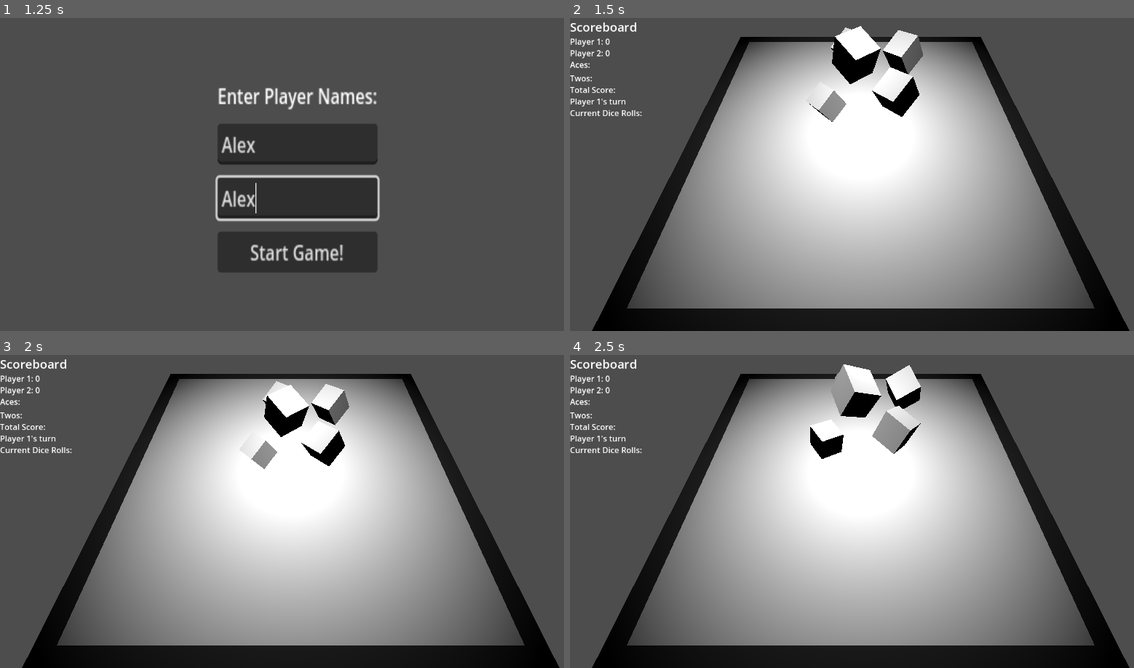
Above: before the commit, frames 1-4 (two rows, left to right).
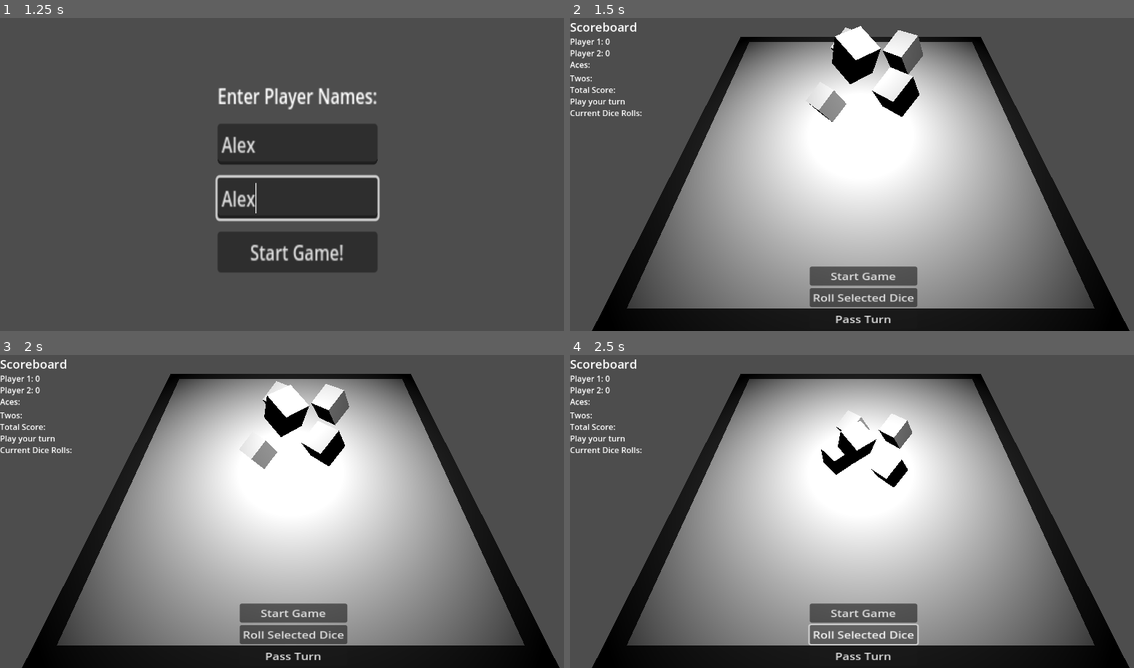
Above: after the commit, the same moments.

Repository: John-Popovici/duel-of-the-eights
Game: Godot game, scene res://Scenes/IntroScene.tscn
Same seed, same stepped clock (60 frames per second), same inputs: the game is played once before the commit and once after it.
Inputs (mouse positions are in pixels of both pictures, inside the frame that each line leads up to):
- Up to frame 1 (1.25 s): click (298, 143) at 0.52 s; type "Alex" at 0.6 s; click (298, 199) at 0.75 s; type "Alex" at 0.83 s
- Up to frame 2 (1.5 s): click "Start Game!" at 1.25 s
- Up to frame 3 (2 s): no input
- Up to frame 4 (2.5 s): click (863, 633) at 2 s, where only the run after the commit has a clickable "Roll Selected Dice"

Frame 1 is identical in both runs. In frame 2, 2.4% of the frame differs, in the area x 2-62%, y 25-98%; in frame 3, 2.4%; in frame 4, 5.7%, in the area x 2-63%, y 3-98%.

Commit message:
Dice Selection. Reroll selected dice. Button Gameplay, not automated

Diff:
--- a/src/Scenes/game_scene.tscn
+++ b/src/Scenes/game_scene.tscn
@@ -3,7 +3,7 @@
 [ext_resource type="Script" path="res://Scripts/GameManager.gd" id="1_7ajte"]
 [ext_resource type="Script" path="res://Scripts/dice_container.gd" id="1_78uev"]
 [ext_resource type="Script" path="res://Scripts/scoreboard.gd" id="1_gapl4"]
-[ext_resource type="Script" path="res://Scenes/game_scene.gd" id="1_ominb"]
+[ext_resource type="Script" path="res://Scripts/game_scene.gd" id="1_ominb"]
 [ext_resource type="Script" path="res://Scripts/die.gd" id="2_muqym"]
 
 [sub_resource type="BoxMesh" id="BoxMesh_c0fec"]
@@ -22,118 +22,117 @@
 [node name="Game_Scene" type="Node3D"]
 script = ExtResource("1_ominb")
 
-[node name="GameManager" type="Node" parent="." node_paths=PackedStringArray("dice_container", "scoreboard")]
+[node name="GameManager" type="Node" parent="."]
 script = ExtResource("1_7ajte")
-dice_container = NodePath("../DiceContainer")
-scoreboard = NodePath("../CanvasLayer/ScoreboardContatiner")
-
-[node name="Camera3D" type="Camera3D" parent="."]
+
+[node name="Camera3D" type="Camera3D" parent="GameManager"]
 transform = Transform3D(1, 0, 0, 0, 0.5, 0.866025, 0, -0.866025, 0.5, 0, 25, 21)
 
-[node name="GameBoard" type="MeshInstance3D" parent="."]
+[node name="GameBoard" type="MeshInstance3D" parent="GameManager"]
 transform = Transform3D(50, 0, 0, 0, 0.5, 0, 0, 0, 50, 0, 0, 0)
 mesh = SubResource("BoxMesh_c0fec")
+skeleton = NodePath("../..")
 surface_material_override/0 = SubResource("StandardMaterial3D_3mbto")
 
-[node name="RaisedTable" type="MeshInstance3D" parent="GameBoard"]
+[node name="RaisedTable" type="MeshInstance3D" parent="GameManager/GameBoard"]
 transform = Transform3D(0.9, 0, 0, 0, 2, 0, 0, 0, 0.9, 0, 0, 0)
 mesh = SubResource("BoxMesh_47imm")
-skeleton = NodePath("../..")
-
-[node name="StaticBody3D" type="StaticBody3D" parent="GameBoard/RaisedTable"]
-
-[node name="CollisionShape3D" type="CollisionShape3D" parent="GameBoard/RaisedTable/StaticBody3D"]
+skeleton = NodePath("../../..")
+
+[node name="StaticBody3D" type="StaticBody3D" parent="GameManager/GameBoard/RaisedTable"]
+
+[node name="CollisionShape3D" type="CollisionShape3D" parent="GameManager/GameBoard/RaisedTable/StaticBody3D"]
 shape = SubResource("BoxShape3D_m0ph7")
 
-[node name="SpotLight3D" type="SpotLight3D" parent="."]
+[node name="SpotLight3D" type="SpotLight3D" parent="GameManager"]
 transform = Transform3D(1, 0, 0, 0, -4.37114e-08, 1, 0, -1, -4.37114e-08, 0, 35, 0)
 spot_range = 70.0
 spot_attenuation = -0.5
 spot_angle_attenuation = 2.37841
 
-[node name="DiceContainer" type="Node3D" parent="." node_paths=PackedStringArray("dice_nodes", "scoreboard")]
+[node name="DiceContainer" type="Node3D" parent="GameManager" node_paths=PackedStringArray("dice_nodes", "scoreboard")]
 script = ExtResource("1_78uev")
 dice_nodes = [NodePath("Dice"), NodePath("Dice2"), NodePath("Dice3"), NodePath("Dice4"), NodePath("Dice5")]
 scoreboard = NodePath("../CanvasLayer/ScoreboardContatiner")
 
-[node name="Dice" type="RigidBody3D" parent="DiceContainer"]
+[node name="Dice" type="RigidBody3D" parent="GameManager/DiceContainer"]
 transform = Transform3D(0.651295, -0.443173, -0.615965, 0.178731, 0.878489, -0.443071, 0.737475, 0.178478, 0.651364, -4.40723, 5.66481, 0)
 script = ExtResource("2_muqym")
 start_position = Vector3(-4.407, 5.665, 0)
 start_rotation = Vector3(26.3, -43.4, 11.5)
 torque_range = 3
 
-[node name="MeshInstance3D" type="MeshInstance3D" parent="DiceContainer/Dice"]
-transform = Transform3D(3, 0, 0, 0, 3, 0, 0, 0, 3, 0, 0, 0)
-mesh = SubResource("BoxMesh_kwmu1")
-
-[node name="CollisionShape3D" type="CollisionShape3D" parent="DiceContainer/Dice"]
-transform = Transform3D(3, 0, 0, 0, 3, 0, 0, 0, 3, 0, 0, 0)
-shape = SubResource("BoxShape3D_yb52v")
-
-[node name="Dice2" type="RigidBody3D" parent="DiceContainer"]
+[node name="MeshInstance3D" type="MeshInstance3D" parent="GameManager/DiceContainer/Dice"]
+transform = Transform3D(3, 0, 0, 0, 3, 0, 0, 0, 3, 0, 0, 0)
+mesh = SubResource("BoxMesh_kwmu1")
+
+[node name="CollisionShape3D" type="CollisionShape3D" parent="GameManager/DiceContainer/Dice"]
+transform = Transform3D(3, 0, 0, 0, 3, 0, 0, 0, 3, 0, 0, 0)
+shape = SubResource("BoxShape3D_yb52v")
+
+[node name="Dice2" type="RigidBody3D" parent="GameManager/DiceContainer"]
 transform = Transform3D(0.651295, -0.443173, -0.615965, 0.178731, 0.878489, -0.443071, 0.737475, 0.178478, 0.651364, 5.19931, 9.66481, -4.20788)
 script = ExtResource("2_muqym")
 start_position = Vector3(5.199, 9.665, -4.208)
 start_rotation = Vector3(26.3, -43.5, 11.5)
 torque_range = 3
 
-[node name="MeshInstance3D" type="MeshInstance3D" parent="DiceContainer/Dice2"]
-transform = Transform3D(3, 0, 0, 0, 3, 0, 0, 0, 3, 0, 0, 0)
-mesh = SubResource("BoxMesh_kwmu1")
-
-[node name="CollisionShape3D" type="CollisionShape3D" parent="DiceContainer/Dice2"]
-transform = Transform3D(3, 0, 0, 0, 3, 0, 0, 0, 3, 0, 0, 0)
-shape = SubResource("BoxShape3D_yb52v")
-
-[node name="Dice3" type="RigidBody3D" parent="DiceContainer"]
+[node name="MeshInstance3D" type="MeshInstance3D" parent="GameManager/DiceContainer/Dice2"]
+transform = Transform3D(3, 0, 0, 0, 3, 0, 0, 0, 3, 0, 0, 0)
+mesh = SubResource("BoxMesh_kwmu1")
+
+[node name="CollisionShape3D" type="CollisionShape3D" parent="GameManager/DiceContainer/Dice2"]
+transform = Transform3D(3, 0, 0, 0, 3, 0, 0, 0, 3, 0, 0, 0)
+shape = SubResource("BoxShape3D_yb52v")
+
+[node name="Dice3" type="RigidBody3D" parent="GameManager/DiceContainer"]
 transform = Transform3D(0.651295, -0.443173, -0.615965, 0.178731, 0.878489, -0.443071, 0.737475, 0.178478, 0.651364, 3.71559, 9.77646, 3)
 script = ExtResource("2_muqym")
 start_position = Vector3(3.716, 9.776, 3)
 start_rotation = Vector3(26.3, -43.4, 11.5)
 torque_range = 3
 
-[node name="MeshInstance3D" type="MeshInstance3D" parent="DiceContainer/Dice3"]
-transform = Transform3D(3, 0, 0, 0, 3, 0, 0, 0, 3, 0, 0, 0)
-mesh = SubResource("BoxMesh_kwmu1")
-
-[node name="CollisionShape3D" type="CollisionShape3D" parent="DiceContainer/Dice3"]
-transform = Transform3D(3, 0, 0, 0, 3, 0, 0, 0, 3, 0, 0, 0)
-shape = SubResource("BoxShape3D_yb52v")
-
-[node name="Dice4" type="RigidBody3D" parent="DiceContainer"]
+[node name="MeshInstance3D" type="MeshInstance3D" parent="GameManager/DiceContainer/Dice3"]
+transform = Transform3D(3, 0, 0, 0, 3, 0, 0, 0, 3, 0, 0, 0)
+mesh = SubResource("BoxMesh_kwmu1")
+
+[node name="CollisionShape3D" type="CollisionShape3D" parent="GameManager/DiceContainer/Dice3"]
+transform = Transform3D(3, 0, 0, 0, 3, 0, 0, 0, 3, 0, 0, 0)
+shape = SubResource("BoxShape3D_yb52v")
+
+[node name="Dice4" type="RigidBody3D" parent="GameManager/DiceContainer"]
 transform = Transform3D(0.651295, -0.443173, -0.615965, 0.178731, 0.878489, -0.443071, 0.737475, 0.178478, 0.651364, -1.17253, 9.42751, -5.24562)
 script = ExtResource("2_muqym")
 start_position = Vector3(-1.173, 9.428, -5.246)
 start_rotation = Vector3(26.3, -43.4, 11.5)
 torque_range = 3
 
-[node name="MeshInstance3D" type="MeshInstance3D" parent="DiceContainer/Dice4"]
-transform = Transform3D(3, 0, 0, 0, 3, 0, 0, 0, 3, 0, 0, 0)
-mesh = SubResource("BoxMesh_kwmu1")
-
-[node name="CollisionShape3D" type="CollisionShape3D" parent="DiceContainer/Dice4"]
-transform = Transform3D(3, 0, 0, 0, 3, 0, 0, 0, 3, 0, 0, 0)
-shape = SubResource("BoxShape3D_yb52v")
-
-[node name="Dice5" type="RigidBody3D" parent="DiceContainer"]
+[node name="MeshInstance3D" type="MeshInstance3D" parent="GameManager/DiceContainer/Dice4"]
+transform = Transform3D(3, 0, 0, 0, 3, 0, 0, 0, 3, 0, 0, 0)
+mesh = SubResource("BoxMesh_kwmu1")
+
+[node name="CollisionShape3D" type="CollisionShape3D" parent="GameManager/DiceContainer/Dice4"]
+transform = Transform3D(3, 0, 0, 0, 3, 0, 0, 0, 3, 0, 0, 0)
+shape = SubResource("BoxShape3D_yb52v")
+
+[node name="Dice5" type="RigidBody3D" parent="GameManager/DiceContainer"]
 transform = Transform3D(0.619643, 0.204831, -0.757686, -0.26865, 0.962387, 0.0404656, 0.737475, 0.178478, 0.651364, -0.529525, 12.8303, 1.47123)
 script = ExtResource("2_muqym")
 start_position = Vector3(-0.53, 12.83, 1.471)
 start_rotation = Vector3(-2.3, -49.3, -15.6)
 torque_range = 3
 
-[node name="MeshInstance3D" type="MeshInstance3D" parent="DiceContainer/Dice5"]
-transform = Transform3D(3, 0, 0, 0, 3, 0, 0, 0, 3, 0, 0, 0)
-mesh = SubResource("BoxMesh_kwmu1")
-
-[node name="CollisionShape3D" type="CollisionShape3D" parent="DiceContainer/Dice5"]
-transform = Transform3D(3, 0, 0, 0, 3, 0, 0, 0, 3, 0, 0, 0)
-shape = SubResource("BoxShape3D_yb52v")
-
-[node name="CanvasLayer" type="CanvasLayer" parent="."]
-
-[node name="ScoreboardContatiner" type="VBoxContainer" parent="CanvasLayer" node_paths=PackedStringArray("turn_status_label")]
+[node name="MeshInstance3D" type="MeshInstance3D" parent="GameManager/DiceContainer/Dice5"]
+transform = Transform3D(3, 0, 0, 0, 3, 0, 0, 0, 3, 0, 0, 0)
+mesh = SubResource("BoxMesh_kwmu1")
+
+[node name="CollisionShape3D" type="CollisionShape3D" parent="GameManager/DiceContainer/Dice5"]
+transform = Transform3D(3, 0, 0, 0, 3, 0, 0, 0, 3, 0, 0, 0)
+shape = SubResource("BoxShape3D_yb52v")
+
+[node name="CanvasLayer" type="CanvasLayer" parent="GameManager"]
+
+[node name="ScoreboardContatiner" type="VBoxContainer" parent="GameManager/CanvasLayer" node_paths=PackedStringArray("turn_status_label")]
 offset_right = 197.0
 offset_bottom = 253.0
 theme_override_constants/separation = 0
@@ -141,76 +140,95 @@
 script = ExtResource("1_gapl4")
 turn_status_label = NodePath("TurnStatusLabel")
 
-[node name="TitleLabel" type="Label" parent="CanvasLayer/ScoreboardContatiner"]
+[node name="TitleLabel" type="Label" parent="GameManager/CanvasLayer/ScoreboardContatiner"]
 layout_mode = 2
 theme_override_font_sizes/font_size = 24
 text = "Scoreboard"
 
-[node name="Player1ScoreContainer" type="HBoxContainer" parent="CanvasLayer/ScoreboardContatiner"]
-layout_mode = 2
-
-[node name="Player1Name" type="Label" parent="CanvasLayer/ScoreboardContatiner/Player1ScoreContainer"]
+[node name="Player1ScoreContainer" type="HBoxContainer" parent="GameManager/CanvasLayer/ScoreboardContatiner"]
+layout_mode = 2
+
+[node name="Player1Name" type="Label" parent="GameManager/CanvasLayer/ScoreboardContatiner/Player1ScoreContainer"]
 layout_mode = 2
 text = "Player 1:"
 
-[node name="Player1Score" type="Label" parent="CanvasLayer/ScoreboardContatiner/Player1ScoreContainer"]
+[node name="Player1Score" type="Label" parent="GameManager/CanvasLayer/ScoreboardContatiner/Player1ScoreContainer"]
 layout_mode = 2
 text = "0"
 
-[node name="Player2ScoreContainer" type="HBoxContainer" parent="CanvasLayer/ScoreboardContatiner"]
-layout_mode = 2
-
-[node name="Player2Name" type="Label" parent="CanvasLayer/ScoreboardContatiner/Player2ScoreContainer"]
+[node name="Player2ScoreContainer" type="HBoxContainer" parent="GameManager/CanvasLayer/ScoreboardContatiner"]
+layout_mode = 2
+
+[node name="Player2Name" type="Label" parent="GameManager/CanvasLayer/ScoreboardContatiner/Player2ScoreContainer"]
 layout_mode = 2
 text = "Player 2:"
 
-[node name="Player2Score" type="Label" parent="CanvasLayer/ScoreboardContatiner/Player2ScoreContainer"]
+[node name="Player2Score" type="Label" parent="GameManager/CanvasLayer/ScoreboardContatiner/Player2ScoreContainer"]
 layout_mode = 2
 text = "0"
 
-[node name="CategoryContainers" type="VBoxContainer" parent="CanvasLayer/ScoreboardContatiner"]
-layout_mode = 2
-
-[node name="AcesContainer" type="HBoxContainer" parent="CanvasLayer/ScoreboardContatiner/CategoryContainers"]
-layout_mode = 2
-
-[node name="CategoryName" type="Label" parent="CanvasLayer/ScoreboardContatiner/CategoryContainers/AcesContainer"]
+[node name="CategoryContainers" type="VBoxContainer" parent="GameManager/CanvasLayer/ScoreboardContatiner"]
+layout_mode = 2
+
+[node name="AcesContainer" type="HBoxContainer" parent="GameManager/CanvasLayer/ScoreboardContatiner/CategoryContainers"]
+layout_mode = 2
+
+[node name="CategoryName" type="Label" parent="GameManager/CanvasLayer/ScoreboardContatiner/CategoryContainers/AcesContainer"]
 layout_mode = 2
 text = "Aces:"
 
-[node name="CategoryScore" type="Label" parent="CanvasLayer/ScoreboardContatiner/CategoryContainers/AcesContainer"]
-layout_mode = 2
-
-[node name="TwosContainer" type="HBoxContainer" parent="CanvasLayer/ScoreboardContatiner/CategoryContainers"]
-layout_mode = 2
-
-[node name="CategoryName" type="Label" parent="CanvasLayer/ScoreboardContatiner/CategoryContainers/TwosContainer"]
+[node name="CategoryScore" type="Label" parent="GameManager/CanvasLayer/ScoreboardContatiner/CategoryContainers/AcesContainer"]
+layout_mode = 2
+
+[node name="TwosContainer" type="HBoxContainer" parent="GameManager/CanvasLayer/ScoreboardContatiner/CategoryContainers"]
+layout_mode = 2
+
+[node name="CategoryName" type="Label" parent="GameManager/CanvasLayer/ScoreboardContatiner/CategoryContainers/TwosContainer"]
 layout_mode = 2
 text = "Twos:"
 
-[node name="CategoryScore" type="Label" parent="CanvasLayer/ScoreboardContatiner/CategoryContainers/TwosContainer"]
-layout_mode = 2
-
-[node name="TotalScoreContainer" type="HBoxContainer" parent="CanvasLayer/ScoreboardContatiner"]
-layout_mode = 2
-
-[node name="TotalScoreLabel" type="Label" parent="CanvasLayer/ScoreboardContatiner/TotalScoreContainer"]
+[node name="CategoryScore" type="Label" parent="GameManager/CanvasLayer/ScoreboardContatiner/CategoryContainers/TwosContainer"]
+layout_mode = 2
+
+[node name="TotalScoreContainer" type="HBoxContainer" parent="GameManager/CanvasLayer/ScoreboardContatiner"]
+layout_mode = 2
+
+[node name="TotalScoreLabel" type="Label" parent="GameManager/CanvasLayer/ScoreboardContatiner/TotalScoreContainer"]
 layout_mode = 2
 text = "Total Score:"
 
-[node name="TotalScore" type="Label" parent="CanvasLayer/ScoreboardContatiner/TotalScoreContainer"]
-layout_mode = 2
-
-[node name="TurnStatusLabel" type="Label" parent="CanvasLayer/ScoreboardContatiner"]
+[node name="TotalScore" type="Label" parent="GameManager/CanvasLayer/ScoreboardContatiner/TotalScoreContainer"]
+layout_mode = 2
+
+[node name="TurnStatusLabel" type="Label" parent="GameManager/CanvasLayer/ScoreboardContatiner"]
 layout_mode = 2
 text = "Play your turn"
 
-[node name="CurrentDiceRollsContainer" type="HBoxContainer" parent="CanvasLayer/ScoreboardContatiner"]
-layout_mode = 2
-
-[node name="CurrentDiceRollsLabel" type="Label" parent="CanvasLayer/ScoreboardContatiner/CurrentDiceRollsContainer"]
+[node name="CurrentDiceRollsContainer" type="HBoxContainer" parent="GameManager/CanvasLayer/ScoreboardContatiner"]
+layout_mode = 2
+
+[node name="CurrentDiceRollsLabel" type="Label" parent="GameManager/CanvasLayer/ScoreboardContatiner/CurrentDiceRollsContainer"]
 layout_mode = 2
 text = "Current Dice Rolls:"
 
-[node name="CurrentDiceRolls" type="Label" parent="CanvasLayer/ScoreboardContatiner/CurrentDiceRollsContainer"]
-layout_mode = 2
+[node name="CurrentDiceRolls" type="Label" parent="GameManager/CanvasLayer/ScoreboardContatiner/CurrentDiceRollsContainer"]
+layout_mode = 2
+
+[node name="ControlButtons" type="VBoxContainer" parent="GameManager/CanvasLayer"]
+offset_left = 475.0
+offset_top = 520.0
+offset_right = 619.0
+offset_bottom = 621.0
+scale = Vector2(1.48, 1.22098)
+
+[node name="StartGameButton" type="Button" parent="GameManager/CanvasLayer/ControlButtons"]
+layout_mode = 2
+text = "Start Game"
+
+[node name="RollSelectedDiceButton" type="Button" parent="GameManager/CanvasLayer/ControlButtons"]
+layout_mode = 2
+text = "Roll Selected Dice"
+
+[node name="PassTurnButton" type="Button" parent="GameManager/CanvasLayer/ControlButtons"]
+layout_mode = 2
+text = "Pass Turn"
--- a/src/Scripts/GameManager.gd
+++ b/src/Scripts/GameManager.gd
@@ -2,10 +2,11 @@
 
 extends Node
 
-@export var dice_container: Node3D   # Reference to DiceContainer node
-#@onready var scoreboard = $Scoreboard          # Reference to Scoreboard node
-@export var scoreboard: VBoxContainer
-
+@onready var dice_container = $DiceContainer   # Reference to DiceContainer node
+@onready var scoreboard = $CanvasLayer/ScoreboardContatiner          # Reference to Scoreboard node
+@onready var roll_selected_button = $CanvasLayer/ControlButtons/RollSelectedDiceButton # Reference to the Roll Selected Button
+@onready var pass_turn_button = $CanvasLayer/ControlButtons/PassTurnButton # Reference to the Pass Button
+@onready var start_game_button = $CanvasLayer/ControlButtons/StartGameButton # Reference to the Pass Button
 
 @export var total_rounds: int = 5             # Total rounds in the game
 var current_round: int = 1                     # Track current round
@@ -14,18 +15,48 @@
 var player1name: String = ""
 var player2name: String  = ""
 var currentPlayerName: String = ""
-
+var roll_phase: int = 0  # Tracks which roll phase we're in (0 = first roll, 1/2 = re-rolls)
+var max_rolls: int = 2
 
 # Start the game
 func _ready() -> void:
-	#start_round()
-	pass
+	roll_selected_button.pressed.connect(roll_selected_button_call)
+	pass_turn_button.pressed.connect(pass_turn_button_call)
+	start_game_button.pressed.connect(start_round)
+
+func roll_selected_button_call() -> void:
+	if roll_phase < max_rolls:
+		dice_container.roll_selected_dice()
+		roll_phase += 1
+	elif roll_phase == max_rolls:
+		# Disable buttons when no more rolls are allowed
+		roll_selected_button.disabled = true
+		pass_turn_button.disabled = true
+		dice_container.roll_selected_dice()
+		pass_turn()
+
+func pass_turn_button_call() -> void:
+	# Ends the current player's turn early, updating scores
+	roll_phase = max_rolls  # Skip to the end of the turn
+	roll_selected_button.disabled = true
+	pass_turn_button.disabled = true
+	pass_turn()
+
+func pass_turn() -> void:
+	await get_tree().create_timer(4.0).timeout
+	update_scores()
 
 # Begins a round by rolling the dice
 func start_round() -> void:
 	if current_round > total_rounds:
 		end_game()
 		return
+
+	roll_phase = 0
+	roll_selected_button.disabled = true  # Disable initially, enabled after first roll
+	pass_turn_button.disabled = true
+	start_game_button.disabled = true
+	start_game_button.visible = false
 
 	if current_player == 1:
 		currentPlayerName = player1name
@@ -36,14 +67,13 @@
 	# Update the scoreboard to indicate current player
 	scoreboard.update_turn_status("Player %d's turn" % current_player)
 
-	await get_tree().create_timer(1.0).timeout
-	# Roll the dice
+	#First Roll (all)
 	dice_container.roll_dice()
+	roll_phase += 1
+	roll_selected_button.disabled = false  # Disable initially, enabled after first roll
+	pass_turn_button.disabled = false
 
-	# Wait for dice to settle, then update scores (assume 2 seconds for simplicity)
-	#yield(get_tree().create_timer(2.0), "timeout")
-	await get_tree().create_timer(3.0).timeout
-	update_scores()
+
 
 # Updates scores based on dice results
 func update_scores() -> void:
--- a/src/Scripts/dice_container.gd
+++ b/src/Scripts/dice_container.gd
@@ -19,6 +19,12 @@
 	for die in dice_nodes:
 		die.roll()  # Call the roll function on each die
 
+# Rolls only selected dice
+func roll_selected_dice() -> void:
+	for die in dice_nodes:
+		if die.get_selected_status():  # Check if the die is selected
+			die.roll()
+
 # Retrieves the values of each die after rolling
 func get_dice_values() -> Array[int]:
 	var dice_values: Array[int] = []
@@ -26,6 +32,13 @@
 		dice_values.append(die.get_face_value())  # Append the top-facing value
 	return dice_values
 
+# Returns a list of all selected dice
+func get_selected_dice() -> Array:
+	var selected_dice = []
+	for die in dice_nodes:
+		if die.get_selected_status():
+			selected_dice.append(die)
+	return selected_dice
 
 # Called when the node enters the scene tree for the first time.
 func _ready() -> void:
--- a/src/Scripts/die.gd
+++ b/src/Scripts/die.gd
@@ -7,6 +7,9 @@
 @export var start_rotation: Vector3 = Vector3.ZERO
 @export var impulse_range: int = 5
 @export var torque_range: int = 5
+@export var hover_height: float = 0.5  # Hover height in meters
+var hover_toggle_position: Vector3
+var is_selected: bool = false          # Tracks if the die has been clicked/selected
 
 # Dictionary mapping each die face direction to its value
 var face_value_dict = {
@@ -23,6 +26,8 @@
 	# Reset position and rotation to start values
 	global_transform.origin = start_position
 	global_transform.basis = Basis(start_rotation,0)
+
+	is_selected = false
 
 	# Reset linear and angular velocities
 	linear_velocity = Vector3.ZERO
@@ -57,10 +62,31 @@
 
 	return face_value_dict[highest_face]  # Return the value of the top face
 
+func _mouse_enter() -> void:
+	hover_toggle_position = global_transform.origin  # Save the starting position
+	var new_position = hover_toggle_position + Vector3(0, hover_height, 0)
+	global_transform.origin = new_position
+
+func _mouse_exit() -> void:
+	hover_toggle_position = global_transform.origin  # Save the starting position
+	var new_position = hover_toggle_position + Vector3(0, -hover_height, 0)
+	global_transform.origin = new_position
+
+# Detects if the die was clicked and toggles its selected status
+func _on_input_event(camera: Node, event: InputEvent, event_position: Vector3, normal: Vector3, shape_idx: int) -> void:
+	if event is InputEventMouseButton and event.pressed and event.button_index == MOUSE_BUTTON_LEFT:
+		is_selected = !is_selected  # Toggle selection status
+		print("Die selected status:", is_selected)
+
+# Returns whether the die is selected
+func get_selected_status() -> bool:
+	return is_selected
 
 # Called when the node enters the scene tree for the first time.
 func _ready() -> void:
-	pass # Replace with function body.
+	self.mouse_entered.connect(_mouse_enter)
+	self.mouse_exited.connect(_mouse_exit)
+	self.input_event.connect(_on_input_event)
 
 
 # Called every frame. 'delta' is the elapsed time since the previous frame.
--- a/src/Scenes/game_scene.gd
+++ b/src/Scripts/game_scene.gd
@@ -18,7 +18,7 @@
 	if player1_name and player2_name:
 		print("Starting game with players: %s and %s" % [player1_name, player2_name])
 		GameManager.setPlayerNames(player1_name,player2_name)
-		GameManager.start_round()
+		#GameManager.start_round()
 	else:
 		print("Warning: Player names not set")
 
